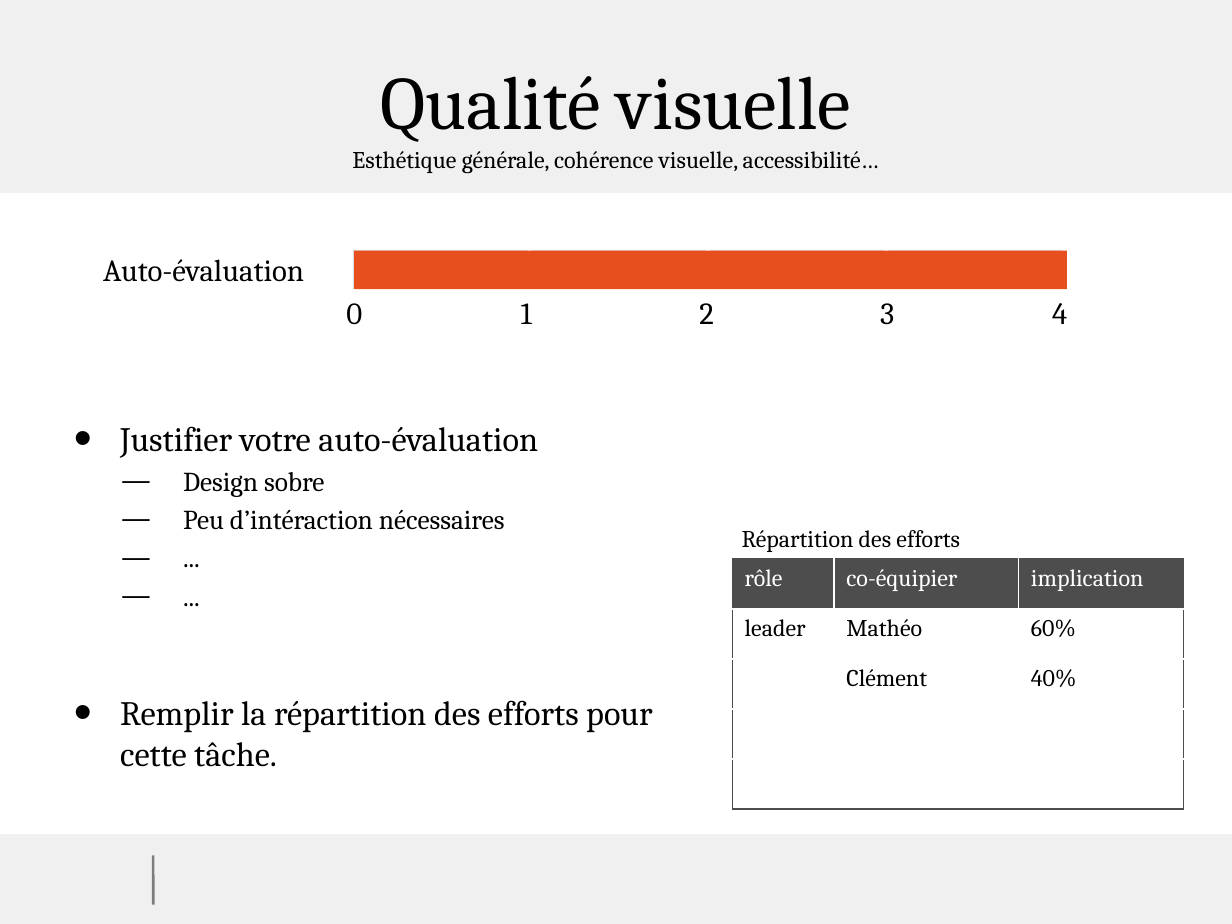
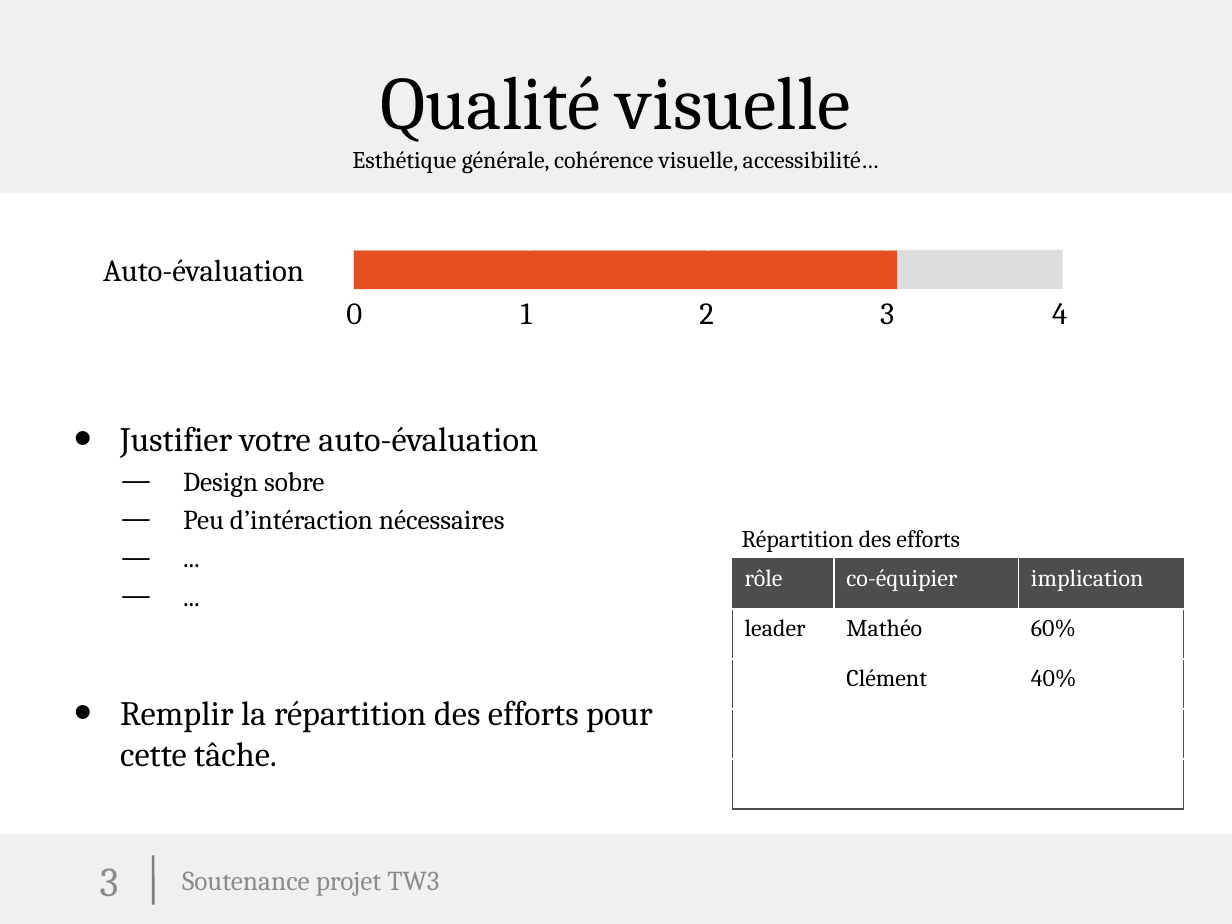
Before and after one commit to Metheor31Game/ProjetTechnoWeb, a slide deck: slide 3 of modele_soutenance_projet_2024.odp. Drawn at 1232x924 pixels with LibreOffice and Linux fonts; fonts in the diff are those of the drawing; background and template pictures are left out. Boxes give left, top, right and bottom in pixels: in the first picture for what was removed or moved away, otherwise in the second. Text is boxed around its words. In the diff, an @@ line names an element or a change of style, - is before the commit and + after.

Commit message:
fin

```diff
--- a/modele_soutenance_projet_2024.odp
+++ b/modele_soutenance_projet_2024.odp
@@ rectangle: place and size @@
-rectangle at (354,250,1067,288)
+rectangle at (354,250,897,288)
@@ page number added at (100,868,119,896), 24 pt, text #8B8B8B @@
+3
@@ text added at (182,871,439,896), 16 pt, text #8B8B8B @@
+Soutenance projet TW3
```
Also in this commit, not shown: 5 other slides changed.
